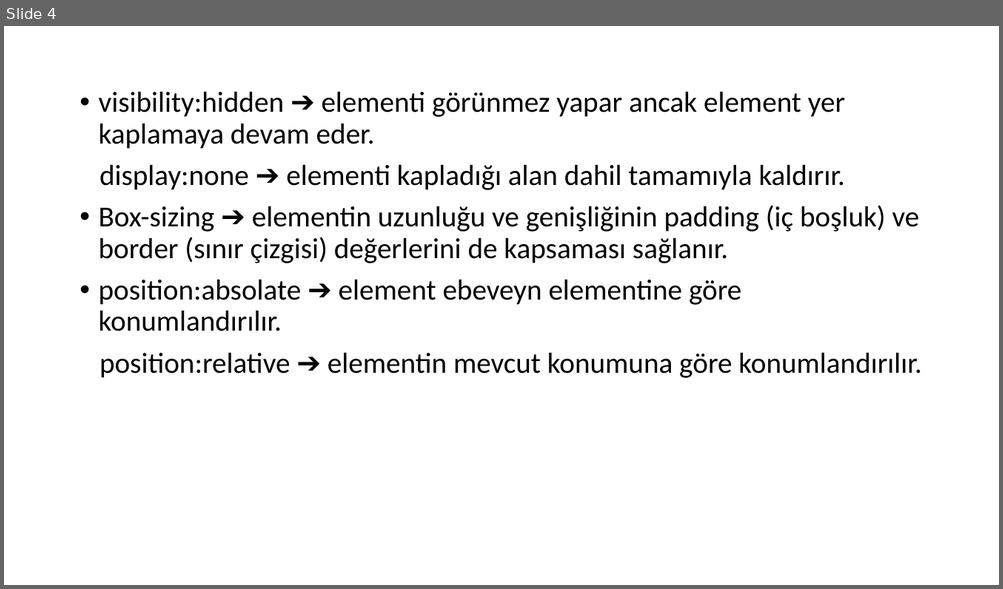
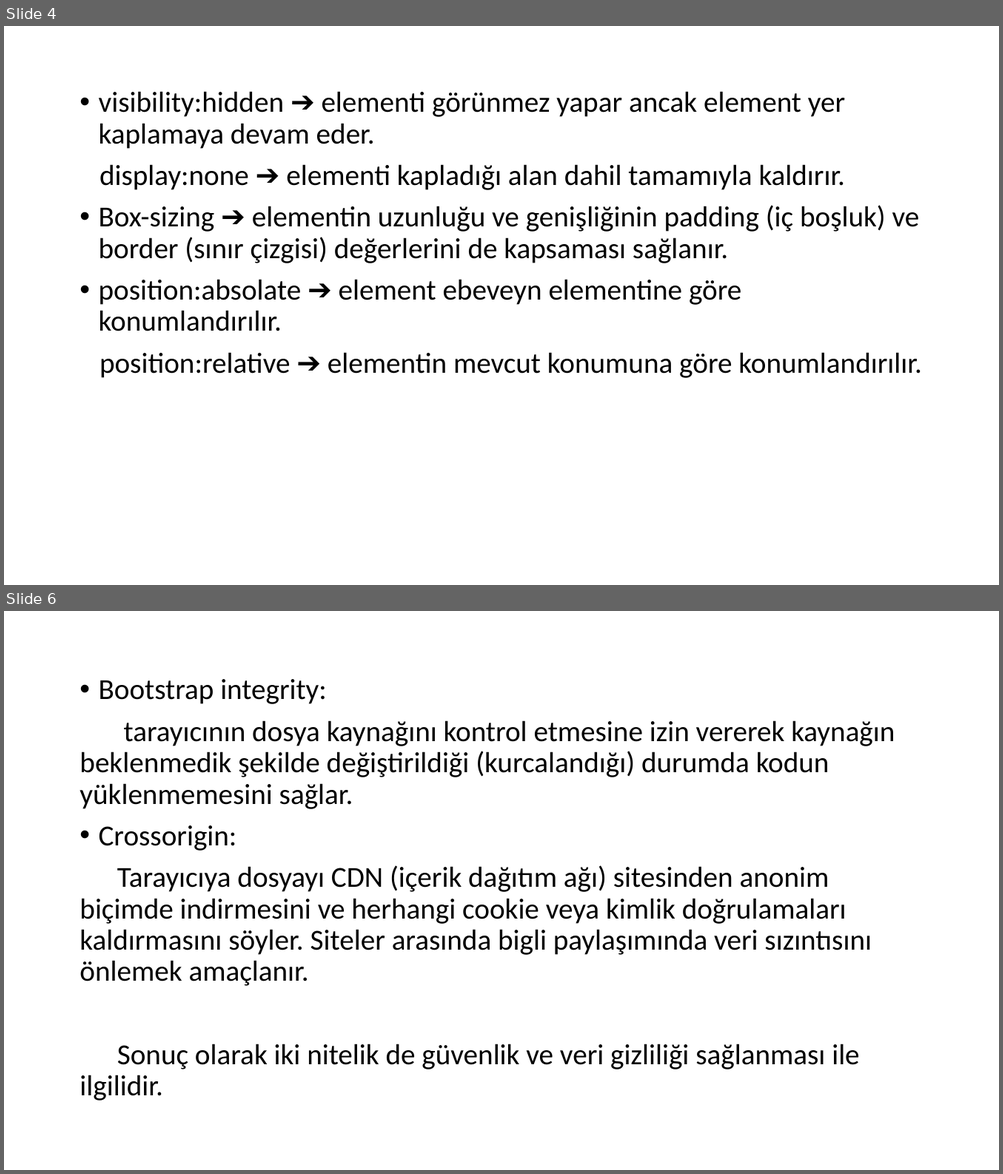
Before and after one commit to TechCareer-FrontEnd-1/tubisad-frontend-boredpanda11, a slide deck: hw.pptx. Shown one above the other, each under a label of ours: slide 4 before the commit, slides 4 and 6 after it; the slides between them are not shown. The pictures are 1003x589 and 1003x1174 pixels, drawn with LibreOffice and Linux fonts; fonts in the diff are those of the drawing. Boxes give left, top, right and bottom in pixels: in the first picture for what was removed or moved away, otherwise in the second. Text is boxed around its words. In the diff, an @@ line names an element or a change of style, - is before the commit and + after.

Commit message:
HW3

```diff
--- a/hw.pptx
+++ b/hw.pptx
@@ slide 6 added at (4,611,999,1170), background #FFFFFF @@
@@ text added at (79,679,894,1101), 28 pt, text #000000 @@
+• Bootstrap integrity:
+tarayıcının dosya kaynağını kontrol etmesine izin vererek kaynağın beklenmedik şekilde değiştirildiği (kurcalandığı) durumda kodun yüklenmemesini sağlar.
+• Crossorigin:
+Tarayıcıya dosyayı CDN (içerik dağıtım ağı) sitesinden anonim biçimde indirmesini ve herhangi cookie veya kimlik doğrulamaları kaldırmasını söyler. Siteler arasında bigli paylaşımında veri sızıntısını önlemek amaçlanır.
+Sonuç olarak iki nitelik de güvenlik ve veri gizliliği sağlanması ile ilgilidir.
```
Also in this commit, not shown: 1 other slide added.
